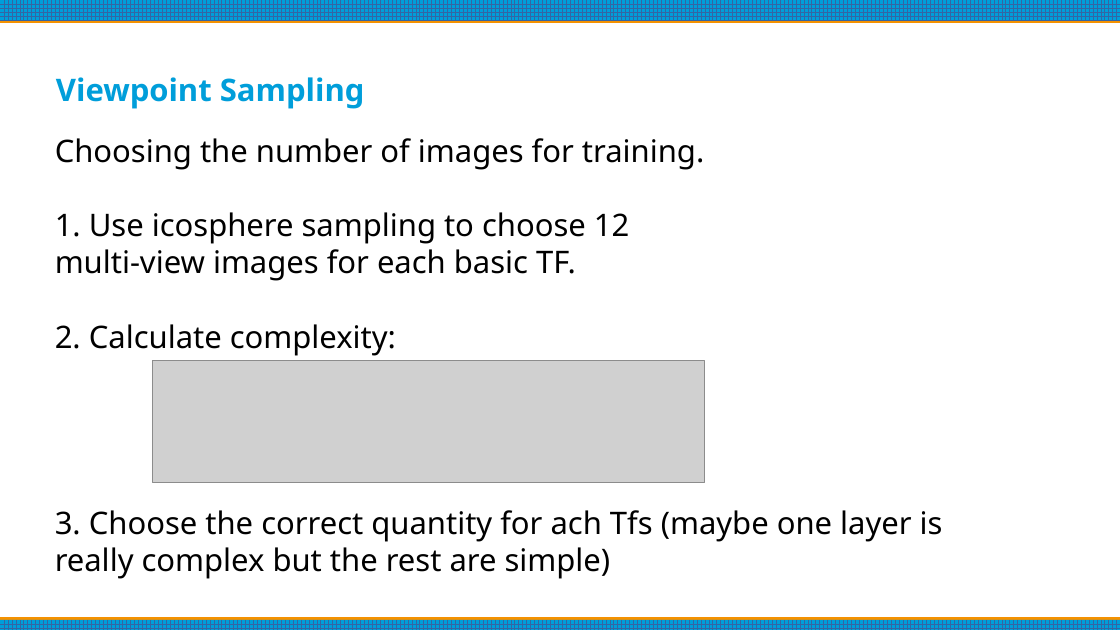
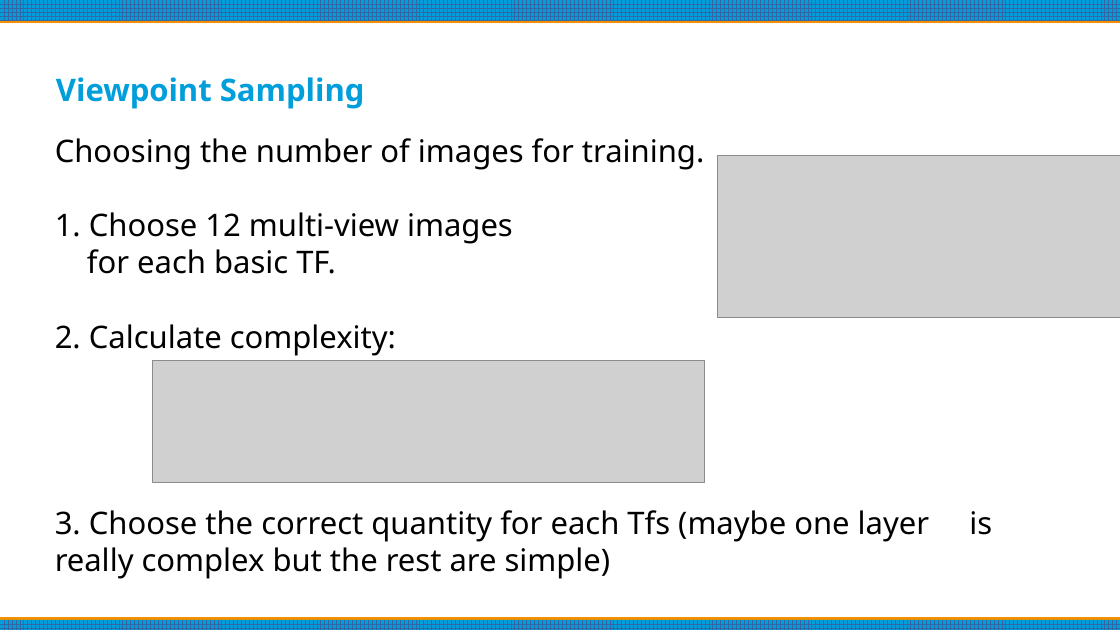
Before and after one commit to carlesmatoses/SV, a slide deck: slide 20 of presentacio/presentacio.odp (slide 16 before the commit). Drawn at 1120x630 pixels with LibreOffice and Linux fonts; fonts in the diff are those of the drawing; grey boxes stand for pictures. Boxes give left, top, right and bottom in pixels: in the first picture for what was removed or moved away, otherwise in the second. Text is boxed around its words. In the diff, an @@ line names an element or a change of style, - is before the commit and + after.

```diff
--- a/presentacio/presentacio.odp
+++ b/presentacio/presentacio.odp
@@ picture added at (719,155,1120,317) @@
@@ text at (55,212,513,274): text changed @@
-1. Use icosphere sampling to choose 12
-multi-view images for each basic TF.
+1. Choose 12 multi-view images
+for each basic TF.
@@ text at (55,510,929,579): text changed @@
-3. Choose the correct quantity for ach Tfs (maybe one layer is really complex but the rest are simple)
+3. Choose the correct quantity for each Tfs (maybe one layer is really complex but the rest are simple)
```
Also in this commit, not shown: 9 other slides changed, 5 slides added, 1 slide removed, 1 other file.
